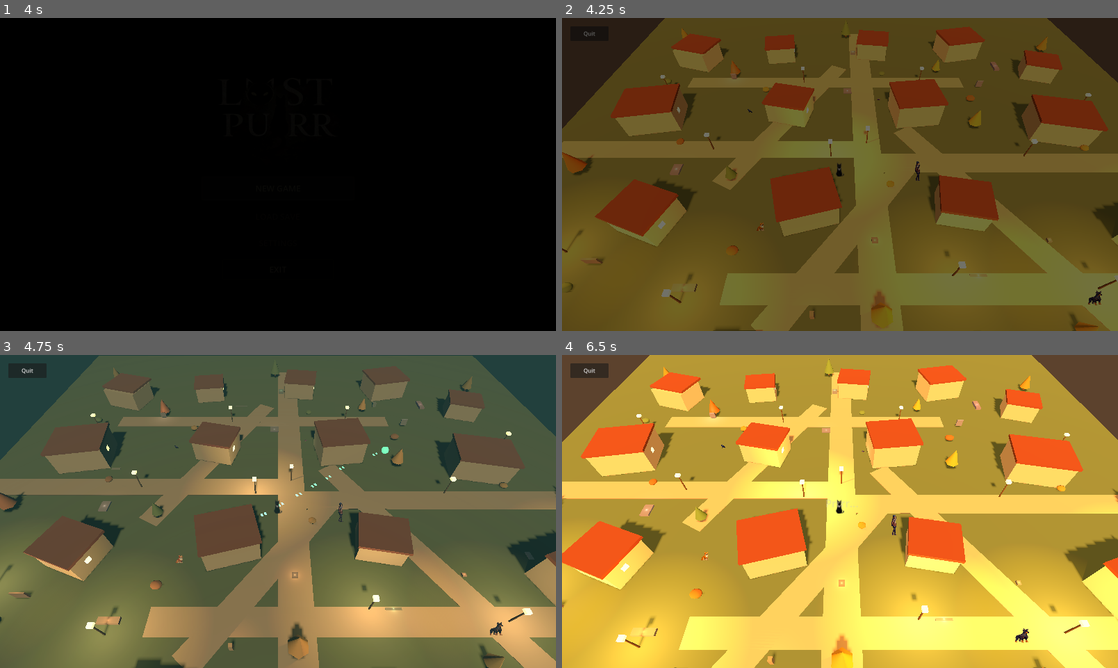
Above: before the commit, frames 1-4 (two rows, left to right).
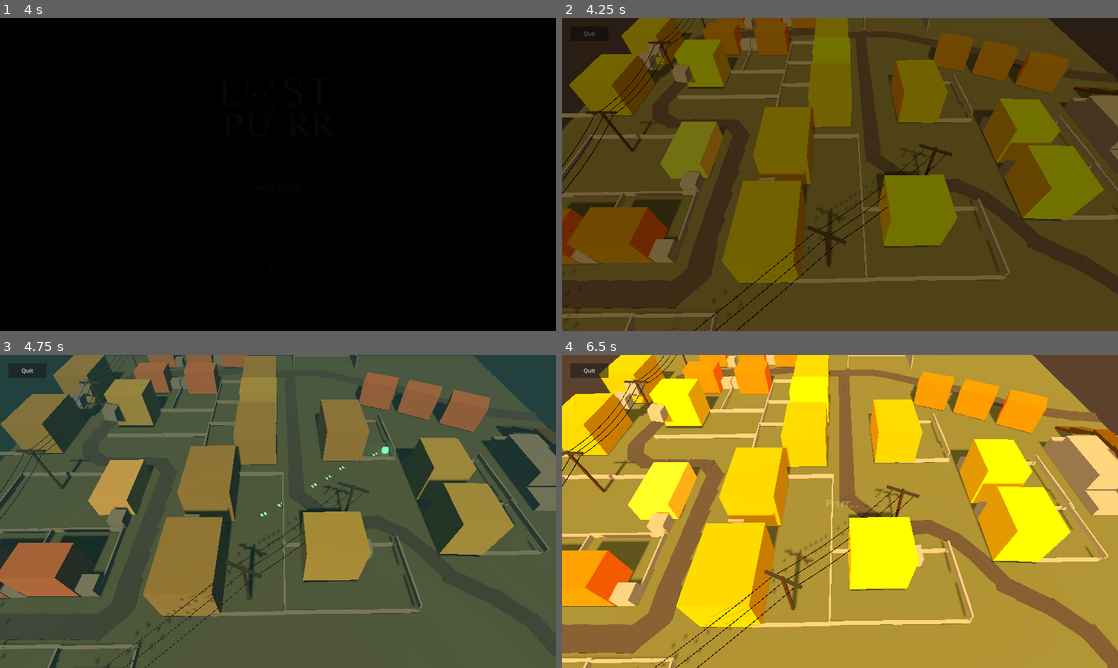
Above: after the commit, the same moments.

Repository: anchen-oktober/lost_purr
Game: Godot game, scene res://Scenes/UI/SplashScreen.tscn
Same seed, same stepped clock (60 frames per second), same inputs: the game is played once before the commit and once after it.
Inputs (mouse positions are in pixels of both pictures, inside the frame that each line leads up to):
- Up to frame 1 (4 s): tap Enter at 0.5, 2 s; move the mouse to (400, 158) at 0.52 s; hold Shift 0.53-1.28 s; click (400, 158) at 0.67 s; tap Space at 0.77, 1.25, 1.52, 3.02 s; move the mouse to (166, 190) at 1.27 s; tap E at 1.35 s; click (166, 190) at 1.42 s; move the mouse to (333, 105) at 2.02 s; tap R at 2.1 s; click (333, 105) at 2.17 s; move the mouse to (250, 237) at 2.77 s; tap J at 2.85 s; click (250, 237) at 2.92 s; click "NEW GAME" at 3.5 s
- Up to frame 2 (4.25 s): no input
- Up to frame 3 (4.75 s): move the mouse to (444, 558) at 4.27 s; hold Shift from 4.28 s (still down); click (444, 558) at 4.42 s; tap Space at 4.52 s
- Up to frame 4 (6.5 s): move the mouse to (673, 464) at 5.02 s; release Shift at 5.03 s; tap E at 5.1 s; click (673, 464) at 5.17 s; tap Space at 5.27 s; move the mouse to (867, 511) at 5.77 s; tap R at 5.85 s; click (867, 511) at 5.92 s

Frame 1 is identical in both runs. In frame 2, 65% of the frame differs, in the area x 0-100%, y 0-100%; in frame 3, 69%; in frame 4, 81%.

Commit message:
добавление линий электропередач

Diff:
--- a/MainScene.tscn
+++ b/MainScene.tscn
@@ -19,6 +19,7 @@
 [ext_resource type="Texture2D" uid="uid://bokiqyfj1sdu4" path="res://Art/Characters/human_04.png" id="18_human_04"]
 [ext_resource type="AudioStream" uid="uid://blgh1cskovv0x" path="res://Art/Audio/Music/Contemplation.mp3" id="19_main_music"]
 [ext_resource type="AudioStream" uid="uid://t12hewewpnfp" path="res://Art/Audio/Music/LostInABadPlace.ogg" id="20_cat_vision_music"]
+[ext_resource type="PackedScene" uid="uid://d1ldeo2rynfap" path="res://Scenes/World/PowerLineNetwork.tscn" id="21_power_line"]
 
 [sub_resource type="PlaneMesh" id="PlaneMesh_1305s"]
 size = Vector2(72, 72)
@@ -880,6 +881,9 @@
 
 [node name="Blockout" type="Node3D" parent="." unique_id=949445694]
 
+[node name="PowerLineNetwork" parent="Blockout" unique_id=1560074287 instance=ExtResource("21_power_line")]
+transform = Transform3D(1, 0, 0, 0, 1, 0, 0, 0, 1, 4.0616226, 0, -1.7530594)
+
 [node name="pers" type="Node3D" parent="Blockout" unique_id=1924815139]
 
 [node name="cat" type="MeshInstance3D" parent="Blockout/pers" unique_id=185502477]
@@ -2076,6 +2080,7 @@
 mesh = SubResource("BoxMesh_xtmsi")
 
 [node name="Village" type="Node3D" parent="." unique_id=2138485291]
+visible = false
 
 [node name="Roads" type="Node3D" parent="Village" unique_id=13723791]
 visible = false
--- /dev/null
+++ b/Scenes/World/PowerLineNetwork.tscn
@@ -0,0 +1,31 @@
+[gd_scene format=3 uid="uid://d1ldeo2rynfap"]
+
+[ext_resource type="Script" uid="uid://u4r88fshbmis" path="res://Scripts/World/power_line_network.gd" id="1_power_line"]
+
+[node name="PowerLineNetwork" type="Node3D" unique_id=1121647261]
+script = ExtResource("1_power_line")
+
+[node name="PolePoints" type="Node3D" parent="." unique_id=1522302597]
+
+[node name="Pole_01" type="Marker3D" parent="PolePoints" unique_id=440843654]
+transform = Transform3D(1, 0, 0, 0, 1, 0, 0, 0, 1, -30, 0, -27)
+
+[node name="Pole_02" type="Marker3D" parent="PolePoints" unique_id=1751352673]
+transform = Transform3D(1, 0, 0, 0, 1, 0, 0, 0, 1, -30, 0, -13)
+
+[node name="Pole_03" type="Marker3D" parent="PolePoints" unique_id=864194110]
+transform = Transform3D(1, 0, 0, 0, 1, 0, 0, 0, 1, -30, 0, 1)
+
+[node name="Pole_04" type="Marker3D" parent="PolePoints" unique_id=1325698747]
+transform = Transform3D(1, 0, 0, 0, 1, 0, 0, 0, 1, -30, 0, 15)
+
+[node name="Pole_05" type="Marker3D" parent="PolePoints" unique_id=1930764301]
+transform = Transform3D(0.9130889, 0, -0.40776044, 0, 1, 0, 0.40776044, 0, 0.9130889, -24, 0, 28)
+
+[node name="Pole_06" type="Marker3D" parent="PolePoints" unique_id=179519946]
+transform = Transform3D(0.9130889, 0, -0.40776044, 0, 1, 0, 0.40776044, 0, 0.9130889, -7.971302, 0, 13.895512)
+
+[node name="Pole_07" type="Marker3D" parent="PolePoints" unique_id=1135736053]
+transform = Transform3D(0.9130889, 0, -0.40776044, 0, 1, 0, 0.40776044, 0, 0.9130889, 1.0374737, 0, 5.9682193)
+
+[node name="Generated" type="Node3D" parent="." unique_id=874936983]
--- a/Scripts/UI/main_menu.gd
+++ b/Scripts/UI/main_menu.gd
@@ -1,6 +1,6 @@
 extends Control
 
-@export var game_scene_path: String = "res://Scenes/World/Village.tscn"
+@export var game_scene_path: String = "res://MainScene.tscn"
 
 @onready var new_game_button: Button = $Root/Menu/NewGameButton
 @onready var load_button: Button = $Root/Menu/LoadButton
--- /dev/null
+++ b/Scripts/World/power_line_network.gd
@@ -0,0 +1,375 @@
+@tool
+extends Node3D
+
+@export_category("Pole")
+@export_range(2.0, 12.0, 0.1) var pole_height: float = 5.5
+@export_range(0.04, 0.5, 0.01) var pole_radius: float = 0.14
+@export_range(0.5, 5.0, 0.1) var crossarm_width: float = 2.8
+@export_range(0.05, 0.5, 0.01) var crossarm_thickness: float = 0.16
+@export_range(0.1, 1.5, 0.05) var insulator_drop: float = 0.35
+
+@export_category("Wires")
+@export_range(1, 5, 1) var wire_count: int = 3
+@export_range(0.2, 2.0, 0.05) var wire_spacing: float = 0.9
+@export_range(0.0, 4.0, 0.05) var wire_sag: float = 0.75
+@export_range(2, 24, 1) var segments_per_span: int = 10
+@export_range(0.01, 0.12, 0.005) var wire_radius: float = 0.025
+
+@export_category("Appearance")
+@export var pole_color: Color = Color(0.22, 0.16, 0.11, 1.0)
+@export var metal_color: Color = Color(0.18, 0.19, 0.18, 1.0)
+@export var insulator_color: Color = Color(0.22, 0.32, 0.25, 1.0)
+@export var wire_color: Color = Color(0.055, 0.06, 0.06, 1.0)
+
+@export_category("Quick Builder")
+@export_range(1.0, 30.0, 0.5) var new_span_length: float = 12.0
+@export_tool_button("Add Pole", "Add") var add_pole_action: Callable = add_pole
+@export_tool_button("Remove Last Pole", "Remove") var remove_pole_action: Callable = remove_last_pole
+@export_tool_button("Rebuild Network", "Callable") var rebuild_action: Callable = rebuild
+
+@export_category("Editor Display")
+@export var auto_rebuild: bool = true
+@export var show_pole_numbers: bool = true
+
+@onready var pole_points: Node3D = get_node_or_null("PolePoints") as Node3D
+@onready var generated: Node3D = get_node_or_null("Generated") as Node3D
+
+var _last_signature: String = ""
+var _rebuild_queued: bool = false
+
+
+func _ready() -> void:
+	set_process(Engine.is_editor_hint())
+	_queue_rebuild()
+
+
+func _process(_delta: float) -> void:
+	if not auto_rebuild:
+		return
+
+	var signature: String = _make_signature()
+	if signature != _last_signature:
+		_queue_rebuild()
+
+
+func add_pole() -> void:
+	pole_points = get_node_or_null("PolePoints") as Node3D
+	if pole_points == null:
+		return
+
+	var points: Array[Node3D] = _get_pole_points()
+	var new_point: Marker3D = Marker3D.new()
+	new_point.name = "Pole_%02d" % (points.size() + 1)
+
+	if points.is_empty():
+		new_point.position = Vector3.ZERO
+	elif points.size() == 1:
+		new_point.position = points[0].position + Vector3.FORWARD * new_span_length
+		new_point.rotation.y = points[0].rotation.y
+	else:
+		var last_point: Node3D = points[points.size() - 1]
+		var previous_point: Node3D = points[points.size() - 2]
+		var direction: Vector3 = last_point.position - previous_point.position
+		direction.y = 0.0
+		if direction.length_squared() < 0.0001:
+			direction = Vector3.FORWARD
+		else:
+			direction = direction.normalized()
+		new_point.position = last_point.position + direction * new_span_length
+		new_point.rotation.y = last_point.rotation.y
+
+	pole_points.add_child(new_point)
+	_set_editor_owner(new_point)
+	_queue_rebuild()
+
+
+func remove_last_pole() -> void:
+	var points: Array[Node3D] = _get_pole_points()
+	if points.size() <= 2:
+		return
+
+	points[points.size() - 1].free()
+	_queue_rebuild()
+
+
+func rebuild() -> void:
+	if not is_inside_tree():
+		return
+
+	pole_points = get_node_or_null("PolePoints") as Node3D
+	generated = get_node_or_null("Generated") as Node3D
+	if pole_points == null or generated == null:
+		return
+
+	_rebuild_queued = false
+	_clear_generated()
+
+	var points: Array[Node3D] = _get_pole_points()
+	if points.is_empty():
+		_last_signature = _make_signature()
+		return
+
+	var pole_material: StandardMaterial3D = _create_material(pole_color, 0.92)
+	var metal_material: StandardMaterial3D = _create_material(metal_color, 0.68)
+	var insulator_material: StandardMaterial3D = _create_material(insulator_color, 0.38)
+	var wire_material: StandardMaterial3D = _create_material(wire_color, 0.48)
+
+	for index: int in range(points.size()):
+		_build_pole(points[index], index, pole_material, metal_material, insulator_material)
+
+	for index: int in range(points.size() - 1):
+		_build_span(points[index], points[index + 1], index, wire_material)
+
+	_last_signature = _make_signature()
+
+
+func _queue_rebuild() -> void:
+	if _rebuild_queued:
+		return
+	_rebuild_queued = true
+	call_deferred("rebuild")
+
+
+func _get_pole_points() -> Array[Node3D]:
+	var result: Array[Node3D] = []
+	if pole_points == null:
+		return result
+
+	for child: Node in pole_points.get_children():
+		if child is Node3D:
+			result.append(child as Node3D)
+	return result
+
+
+func _build_pole(
+	point: Node3D,
+	index: int,
+	pole_material: Material,
+	metal_material: Material,
+	insulator_material: Material
+) -> void:
+	var pole_root: Node3D = Node3D.new()
+	pole_root.name = "Pole_%02d" % (index + 1)
+	pole_root.position = point.position
+	pole_root.rotation.y = point.rotation.y
+	generated.add_child(pole_root)
+
+	_add_cylinder(
+		pole_root,
+		"Post",
+		Vector3(0.0, pole_height * 0.5, 0.0),
+		pole_height,
+		pole_radius,
+		pole_material
+	)
+
+	var arm_y: float = pole_height - 0.22
+	_add_box(
+		pole_root,
+		"Crossarm",
+		Vector3(0.0, arm_y, 0.0),
+		Vector3(crossarm_width, crossarm_thickness, crossarm_thickness * 1.35),
+		metal_material
+	)
+
+	var offsets: PackedFloat32Array = _wire_offsets()
+	for wire_index: int in range(offsets.size()):
+		var offset: float = offsets[wire_index]
+		_add_cylinder(
+			pole_root,
+			"Insulator_%02d" % (wire_index + 1),
+			Vector3(offset, arm_y - insulator_drop * 0.5, 0.0),
+			insulator_drop,
+			crossarm_thickness * 0.42,
+			insulator_material
+		)
+
+	if Engine.is_editor_hint() and show_pole_numbers:
+		_add_pole_number(pole_root, index + 1)
+
+
+func _build_span(
+	start_point: Node3D,
+	end_point: Node3D,
+	span_index: int,
+	wire_material: Material
+) -> void:
+	var span_root: Node3D = Node3D.new()
+	span_root.name = "Span_%02d" % (span_index + 1)
+	generated.add_child(span_root)
+
+	var offsets: PackedFloat32Array = _wire_offsets()
+	for wire_index: int in range(offsets.size()):
+		var start_anchor: Vector3 = _wire_anchor(start_point, offsets[wire_index])
+		var end_anchor: Vector3 = _wire_anchor(end_point, offsets[wire_index])
+		var previous: Vector3 = start_anchor
+
+		for segment_index: int in range(1, segments_per_span + 1):
+			var t: float = float(segment_index) / float(segments_per_span)
+			var current: Vector3 = start_anchor.lerp(end_anchor, t)
+			current.y -= wire_sag * 4.0 * t * (1.0 - t)
+			_add_cylinder_between(
+				span_root,
+				"Wire_%02d_%02d" % [wire_index + 1, segment_index],
+				previous,
+				current,
+				wire_radius,
+				wire_material
+			)
+			previous = current
+
+
+func _wire_anchor(point: Node3D, lateral_offset: float) -> Vector3:
+	var lateral_axis: Vector3 = point.transform.basis.x.normalized()
+	return point.position + lateral_axis * lateral_offset + Vector3.UP * (
+		pole_height - 0.22 - insulator_drop
+	)
+
+
+func _wire_offsets() -> PackedFloat32Array:
+	var offsets: PackedFloat32Array = PackedFloat32Array()
+	var center: float = float(wire_count - 1) * 0.5
+	for index: int in range(wire_count):
+		offsets.append((float(index) - center) * wire_spacing)
+	return offsets
+
+
+func _add_box(
+	parent: Node3D,
+	node_name: String,
+	local_position: Vector3,
+	size: Vector3,
+	material: Material
+) -> void:
+	var instance: MeshInstance3D = MeshInstance3D.new()
+	instance.name = node_name
+	instance.position = local_position
+	var mesh: BoxMesh = BoxMesh.new()
+	mesh.size = size
+	instance.mesh = mesh
+	instance.material_override = material
+	parent.add_child(instance)
+
+
+func _add_cylinder(
+	parent: Node3D,
+	node_name: String,
+	local_position: Vector3,
+	height: float,
+	radius: float,
+	material: Material
+) -> void:
+	var instance: MeshInstance3D = MeshInstance3D.new()
+	instance.name = node_name
+	instance.position = local_position
+	var mesh: CylinderMesh = CylinderMesh.new()
+	mesh.height = height
+	mesh.top_radius = radius
+	mesh.bottom_radius = radius
+	mesh.radial_segments = 10
+	instance.mesh = mesh
+	instance.material_override = material
+	parent.add_child(instance)
+
+
+func _add_cylinder_between(
+	parent: Node3D,
+	node_name: String,
+	start: Vector3,
+	end: Vector3,
+	radius: float,
+	material: Material
+) -> void:
+	var direction: Vector3 = end - start
+	var length: float = direction.length()
+	if length <= 0.0001:
+		return
+
+	var y_axis: Vector3 = direction / length
+	var helper_axis: Vector3 = Vector3.FORWARD
+	if abs(y_axis.dot(helper_axis)) > 0.98:
+		helper_axis = Vector3.RIGHT
+	var x_axis: Vector3 = helper_axis.cross(y_axis).normalized()
+	var z_axis: Vector3 = x_axis.cross(y_axis).normalized()
+
+	var instance: MeshInstance3D = MeshInstance3D.new()
+	instance.name = node_name
+	instance.transform = Transform3D(
+		Basis(x_axis, y_axis, z_axis),
+		(start + end) * 0.5
+	)
+	var mesh: CylinderMesh = CylinderMesh.new()
+	mesh.height = length
+	mesh.top_radius = radius
+	mesh.bottom_radius = radius
+	mesh.radial_segments = 6
+	instance.mesh = mesh
+	instance.material_override = material
+	parent.add_child(instance)
+
+
+func _create_material(color: Color, roughness: float) -> StandardMaterial3D:
+	var material: StandardMaterial3D = StandardMaterial3D.new()
+	material.albedo_color = color
+	material.roughness = roughness
+	return material
+
+
+func _add_pole_number(parent: Node3D, number: int) -> void:
+	var label: Label3D = Label3D.new()
+	label.name = "EditorNumber"
+	label.position = Vector3(0.0, pole_height + 0.65, 0.0)
+	label.text = str(number)
+	label.font_size = 42
+	label.pixel_size = 0.006
+	label.modulate = Color(1.0, 0.76, 0.28, 1.0)
+	label.outline_modulate = Color(0.08, 0.055, 0.025, 1.0)
+	label.outline_size = 10
+	label.billboard = BaseMaterial3D.BILLBOARD_ENABLED
+	label.no_depth_test = true
+	parent.add_child(label)
+
+
+func _set_editor_owner(node: Node) -> void:
+	if not Engine.is_editor_hint() or not is_inside_tree():
+		return
+
+	var scene_root: Node = get_tree().edited_scene_root
+	if scene_root != null:
+		node.owner = scene_root
+
+
+func _clear_generated() -> void:
+	if generated == null:
+		return
+	for child: Node in generated.get_children():
+		child.free()
+
+
+func _make_signature() -> String:
+	pole_points = get_node_or_null("PolePoints") as Node3D
+	if pole_points == null:
+		return "missing"
+
+	var values: PackedStringArray = PackedStringArray([
+		str(pole_height),
+		str(pole_radius),
+		str(crossarm_width),
+		str(crossarm_thickness),
+		str(insulator_drop),
+		str(wire_count),
+		str(wire_spacing),
+		str(wire_sag),
+		str(segments_per_span),
+		str(wire_radius),
+		str(pole_color),
+		str(metal_color),
+		str(insulator_color),
+		str(wire_color),
+		str(show_pole_numbers)
+	])
+	for child: Node in pole_points.get_children():
+		if child is Node3D:
+			var point: Node3D = child as Node3D
+			values.append(str(point.transform))
+	return "|".join(values)
Not shown, added: Scripts/World/power_line_network.gd.uid
